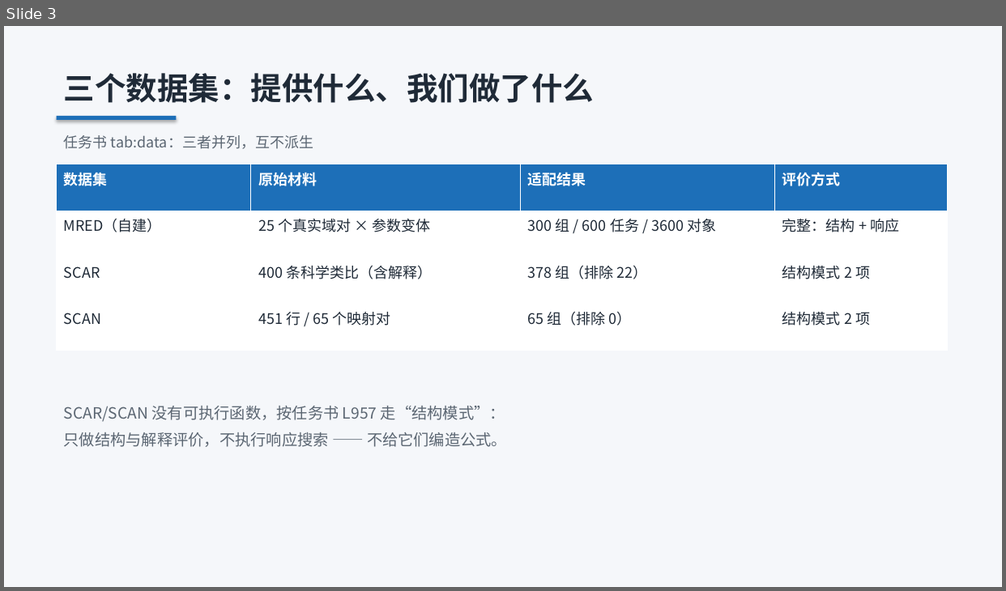
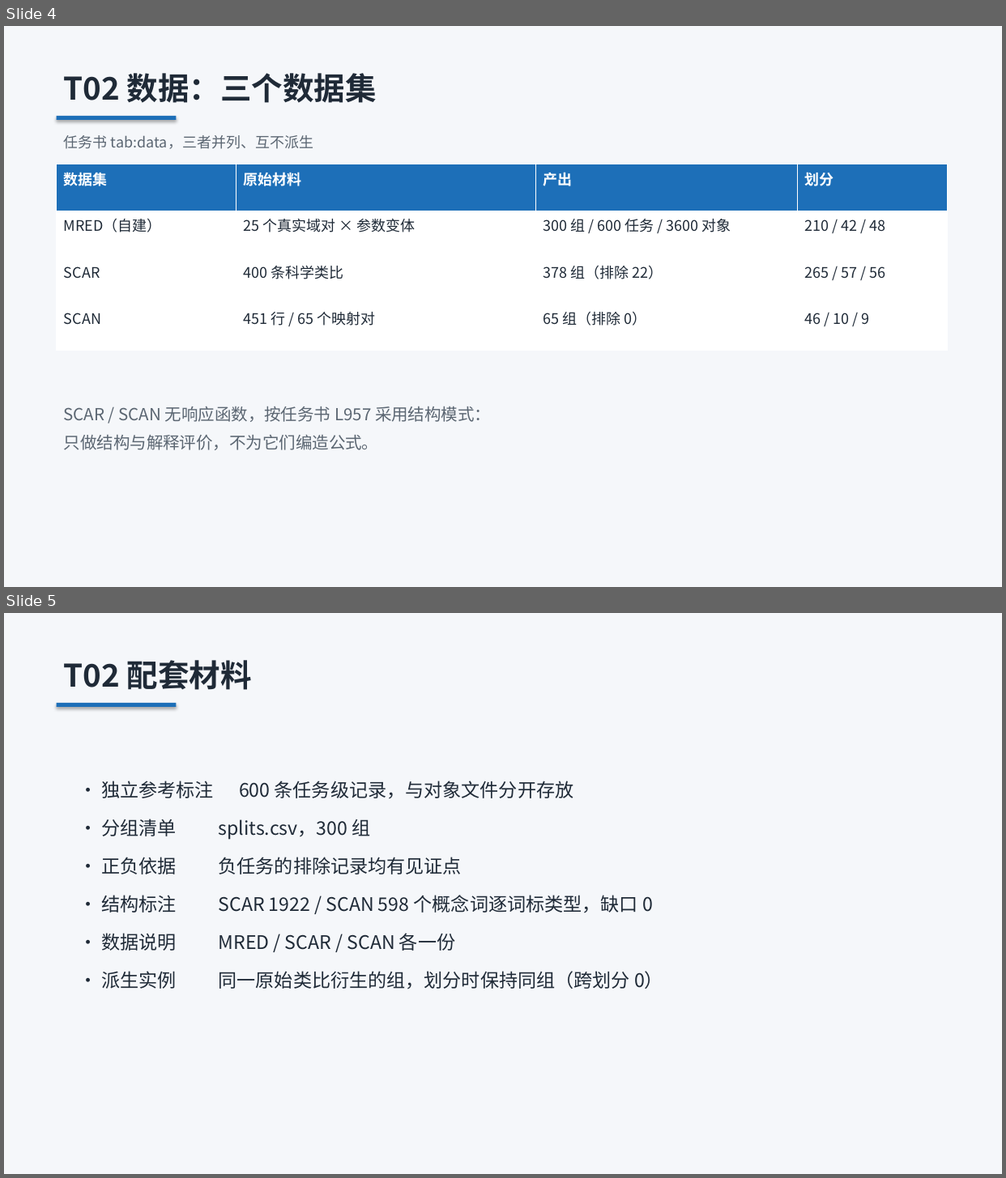
Before and after one commit to laoma9604-design/similar-learning, a slide deck: docs/TopoAdv-A角色工作汇报.pptx. Shown one above the other, each under a label of ours: slide 3 before the commit, slides 4 and 5 after it. The pictures are 1006x591 and 1006x1178 pixels, drawn with LibreOffice and Linux fonts; fonts in the diff are those of the drawing. Boxes give left, top, right and bottom in pixels: in the first picture for what was removed or moved away, otherwise in the second. Text is boxed around its words. In the diff, an @@ line names an element or a change of style, - is before the commit and + after.

Commit message:
汇报 PPT 精简为 8 页：只列已完成的工作
删除缺陷复盘、坑、待办、风险提示等章节，只保留做了什么：
  1 封面
  2 工作概览（T01/T02/T06 完成，T05、T11-T14 未完成）
  3 T01 统一对象与评价协议
  4 T02 三个数据集（组数/任务数/对象数/划分）
  5 T02 配套材料（参考标注/分组清单/结构标注/数据说明）
  6 T06 独立评价器（三数据集判据与满分情况）
  7 验收（五个工具的结果）
  8 收尾

版面检查：8 页 / 0 越界 / 0 重叠。pytest 83 passed。

```diff
--- a/docs/TopoAdv-A角色工作汇报.pptx
+++ b/docs/TopoAdv-A角色工作汇报.pptx
@@ slide 5 added at <box>4,613,1002,1174</box>, background #FFFFFF @@
@@ rectangle added at <box>4,613,1002,1174</box>, fill #F5F7FA @@
@@ text added at <box>64,660,252,690</box>, 30 pt, text #1F2A37, bold @@
+T02 配套材料
@@ rectangle added at <box>57,703,177,707</box>, fill #1D6FB8 @@
@@ text added at <box>101,781,663,990</box>, 18 pt, text #1F2A37 @@
+· 独立参考标注 600 条任务级记录，与对象文件分开存放
+· 分组清单 splits.csv，300 组
+· 正负依据 负任务的排除记录均有见证点
+· 结构标注 SCAR 1922 / SCAN 598 个概念词逐词标类型，缺口 0
+· 数据说明 MRED / SCAR / SCAN 各一份
+· 派生实例 同一原始类比衍生的组，划分时保持同组（跨划分 0）
@@ what was slide 3 is now slide 4 @@
@@ slide 4 changed as well @@
@@ text at <box>64,73,377,103</box>: text changed @@
-三个数据集：提供什么、我们做了什么
+T02 数据：三个数据集
@@ text at <box>64,135,313,149</box>: text changed @@
-任务书 tab:data：三者并列，互不派生
+任务书 tab:data，三者并列、互不派生
@@ table at <box>57,165,948,350</box> @@
-row 1, column 3: 适配结果
+row 1, column 3: 产出
-row 1, column 4: 评价方式
+row 1, column 4: 划分
-row 2, column 4: 完整：结构 + 响应
+row 2, column 4: 210 / 42 / 48
-row 3, column 2: 400 条科学类比（含解释）
+row 3, column 2: 400 条科学类比
-row 3, column 4: 结构模式 2 项
+row 3, column 4: 265 / 57 / 56
-row 4, column 4: 结构模式 2 项
+row 4, column 4: 46 / 10 / 9
@@ text at <box>64,407,491,450</box>: text changed; size 15 to 16 pt @@
-SCAR/SCAN 没有可执行函数，按任务书 L957 走“结构模式”：
-只做结构与解释评价，不执行响应搜索 —— 不给它们编造公式。
+SCAR / SCAN 无响应函数，按任务书 L957 采用结构模式：
+只做结构与解释评价，不为它们编造公式。
```
Also in this commit, not shown: 4 other slides changed, 2 other slides added, 7 slides removed, 1 other file.
